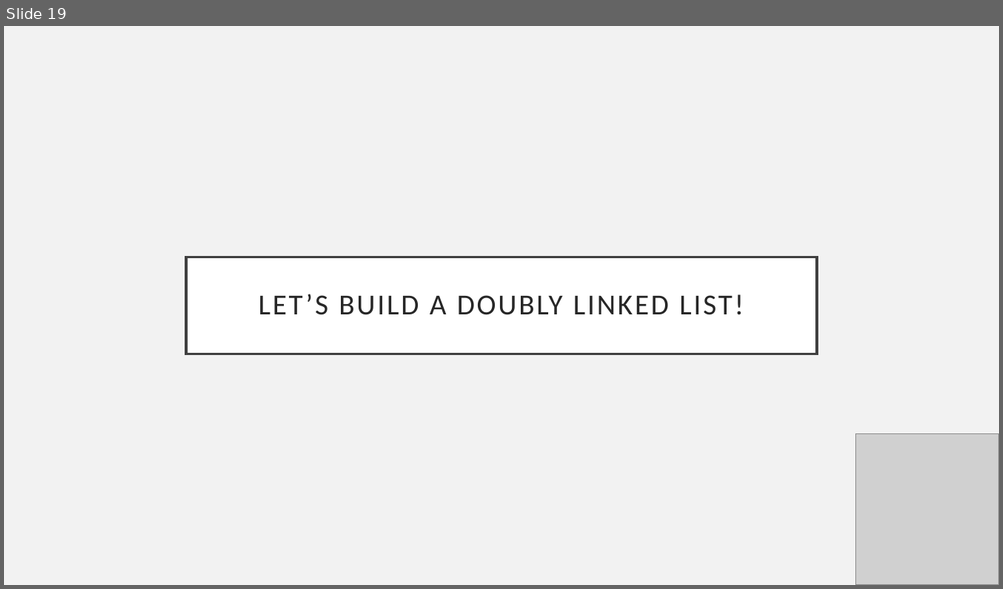
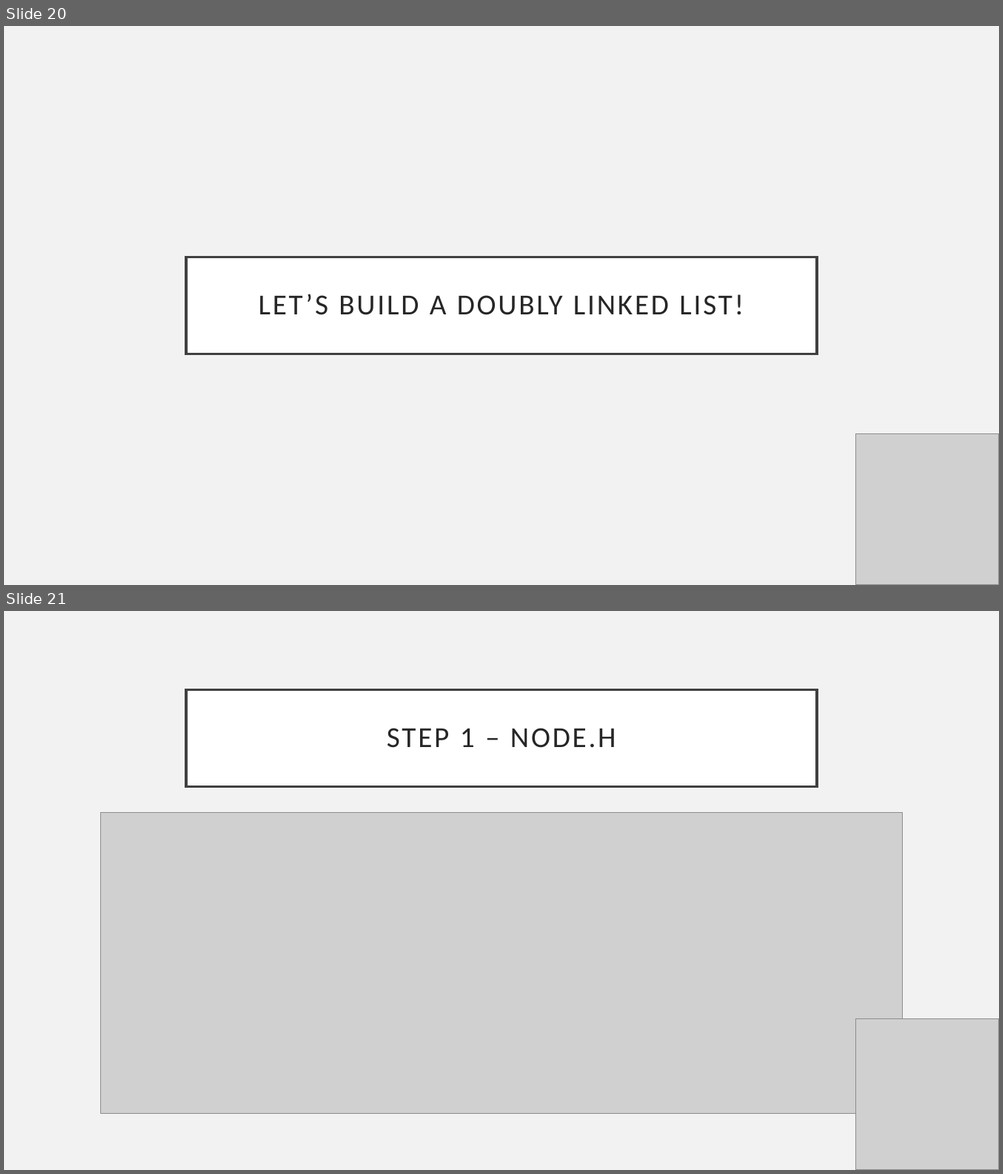
Before and after one commit to SLHCC/c-workshop, a slide deck: ppt/C Workshop.pptx. Shown one above the other, each under a label of ours: slide 19 before the commit, slides 20 and 21 after it. The pictures are 1003x589 and 1003x1174 pixels, drawn with LibreOffice and Linux fonts; fonts in the diff are those of the drawing; grey boxes stand for pictures. Boxes give left, top, right and bottom in pixels: in the first picture for what was removed or moved away, otherwise in the second. Text is boxed around its words. In the diff, an @@ line names an element or a change of style, - is before the commit and + after.

```diff
--- a/ppt/C Workshop.pptx
+++ b/ppt/C Workshop.pptx
@@ slide 21 added at (x1=4, y1=611, x2=999, y2=1170), background #F2F2F2 @@
@@ title added at (x1=186, y1=689, x2=817, y2=786), fill #FFFFFF, outline #404040 2.5 pt, 28 pt, text #262626 @@
+STEP 1 – NODE.H
@@ picture added at (x1=100, y1=813, x2=902, y2=1114) @@
@@ picture added at (x1=855, y1=1019, x2=999, y2=1170) @@
@@ what was slide 19 is now slide 20 @@
```
Also in this commit, not shown: 1 slide changed, 5 other slides added, 1 other file.
